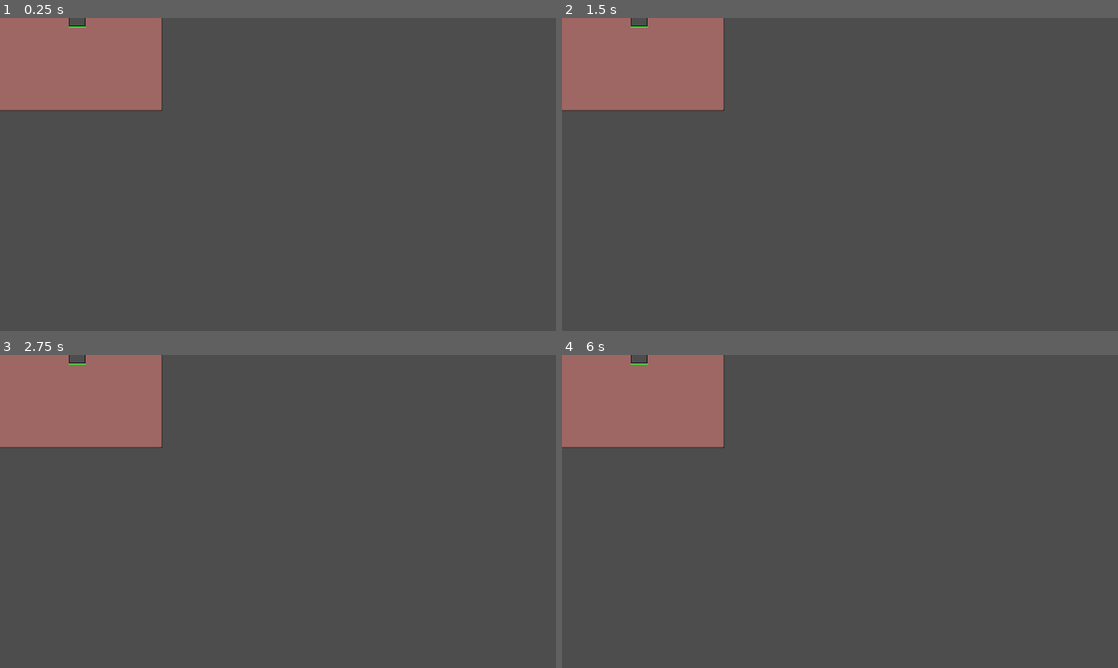
Above: before the commit, frames 1-4 (two rows, left to right).
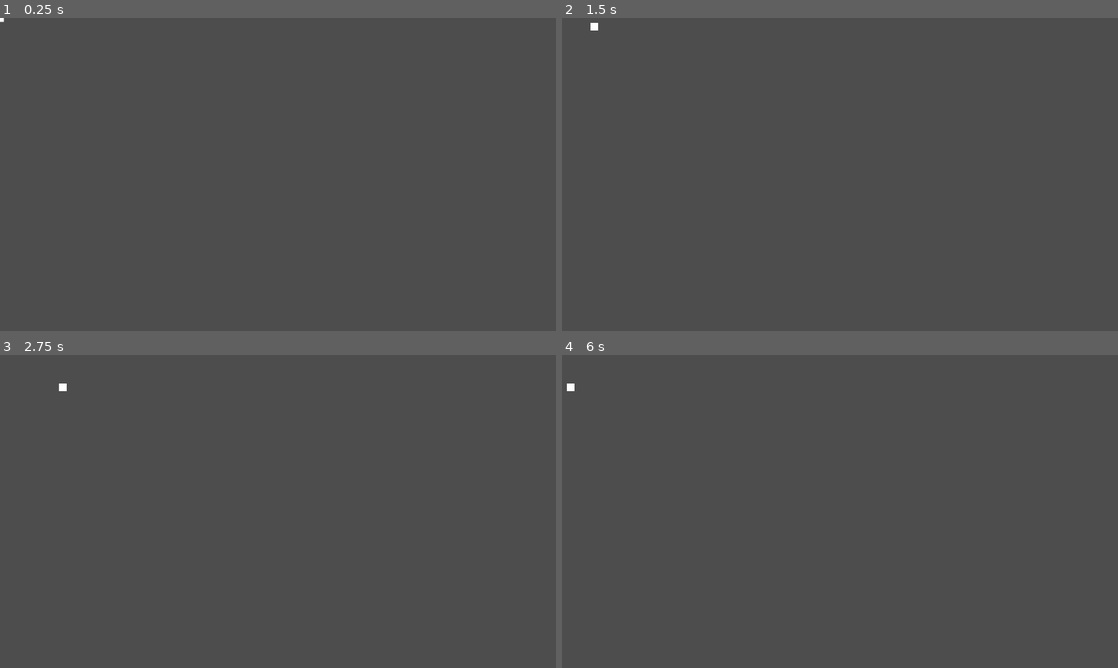
Above: after the commit, the same moments.

Repository: bendy1234/xhacks
Game: Godot game, scene res://scenes/main.tscn
The game is run twice, just before and just after one commit, with the same random seed, the same clock (stepped at 60 frames per second) and the same inputs.
Inputs (mouse positions are in pixels of both pictures, inside the frame that each line leads up to):
- Up to frame 1 (0.25 s): no input
- Up to frame 2 (1.5 s): tap Enter at 0.5 s; move the mouse to (962, 158) at 0.52 s; hold D (right) 0.53-1.28 s; hold Space (spacebar) 0.53-1.28 s; click (962, 158) at 0.67 s; move the mouse to (728, 190) at 1.27 s; hold S (down) from 1.28 s (still down); tap Space (spacebar) at 1.35 s
- Up to frame 3 (2.75 s): move the mouse to (333, 442) at 2.02 s; release S (down) at 2.03 s; hold D (right) from 2.03 s (still down); hold Space (spacebar) from 2.03 s (still down)
- Up to frame 4 (6 s): move the mouse to (812, 574) at 2.77 s; release D (right) at 2.78 s; release Space (spacebar) at 2.78 s; hold W (up) 2.78-3.53 s; tap Space (spacebar) at 2.85, 4.35, 5, 5.85 s; click (812, 574) at 2.92 s; move the mouse to (1006, 558) at 3.52 s; hold Space (spacebar) 3.53-4.28 s; hold A (left) 3.53-5.03 s; tap Enter at 4.25, 5.75 s; move the mouse to (673, 464) at 4.27 s; move the mouse to (867, 511) at 5.02 s; hold S (down) 5.03-5.78 s; hold Space (spacebar) 5.03-5.78 s; click (867, 511) at 5.17 s; move the mouse to (756, 433) at 5.77 s; hold D (right) from 5.78 s (still down)

The runs differ from the first frame. In frame 1, 8.5% of the frame differs, in the area x 0-30%, y 0-30%; in frame 2, 8.5%; in frame 3, 8.5%; in frame 4, 8.5%.
Error after the commit: Parse Error: Identifier "mine" not declared in the current scope. (res://code/main.gd:7)

Commit message:
add sceen switching

Diff:
--- a/autoloads/world_manager.gd
+++ b/autoloads/world_manager.gd
@@ -1,10 +1,16 @@
 extends Node
+
+
+const mine := preload("res://scenes/mine.tscn")
+const map := preload("res://scenes/map.tscn")
+const town := preload("res://scenes/town.tscn")
+var current_lvl: Node
 
 #signal enter_mine(player, id)
 #signal enter_town(player, id)
 
 # list of tilemap data, id -> idx
-var mines = []
+var mine_data = []
 
 
 enum Area {
@@ -17,10 +23,31 @@
 	#enter_mine.connect(enter_mine_)
 	#enter_town.connect(enter_town_)
 
-# TODO: switch sceens
+func enter_mine(player: Player):
+	# TODO: check if player is in a mine already, if so, reuse the current level
+	if current_lvl != null:
+		remove_child(current_lvl)
 
-func enter_mine(player: Player):
 	player.area = Area.MINE
+	current_lvl = mine.instantiate();
+	add_child(current_lvl)
+	# TODO: load mine data
 
 func enter_town(player: Player):
+	if current_lvl != null:
+		remove_child(current_lvl)
+
 	player.area = Area.TOWN
+	current_lvl = mine.instantiate();
+	add_child(current_lvl)
+	# TODO: start pos
+
+
+func enter_map(player: Player):
+	if current_lvl != null:
+		remove_child(current_lvl)
+
+	player.area = Area.MAP
+	current_lvl = map.instantiate();
+	add_child(current_lvl)
+	# TODO: start pos
--- a/code/main.gd
+++ b/code/main.gd
@@ -1,8 +1,5 @@
 extends Node2D
 
-var mine = load("res://scenes/mine.tscn")
-var map = load("res://scenes/map.tscn")
-var town = load("res://scenes/town.tscn")
 
 # Called when the node enters the scene tree for the first time.
 func _ready() -> void:
